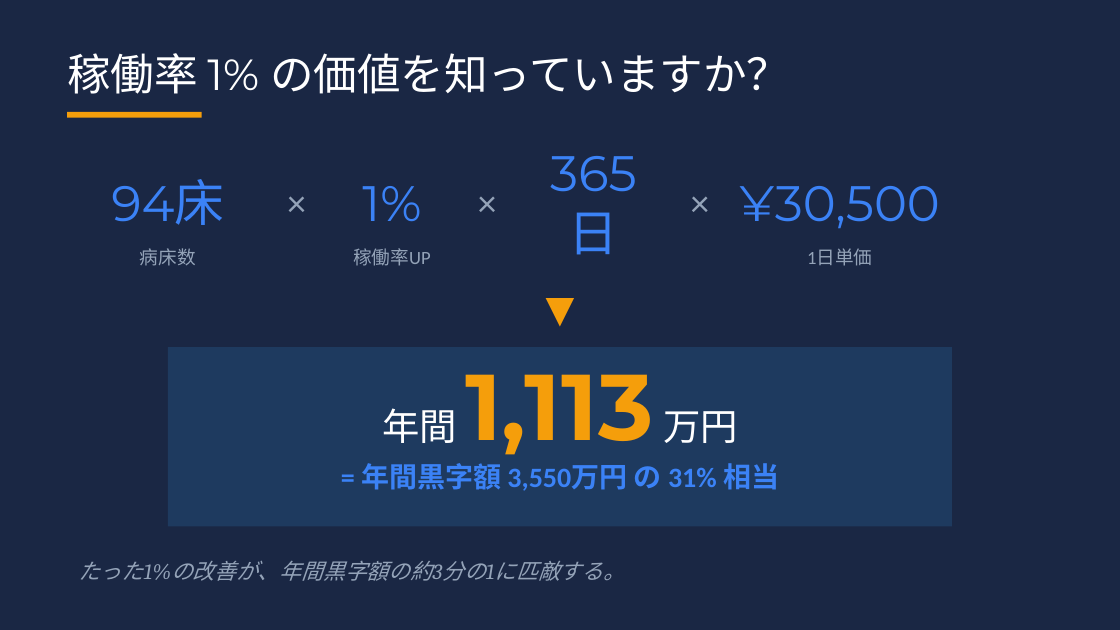
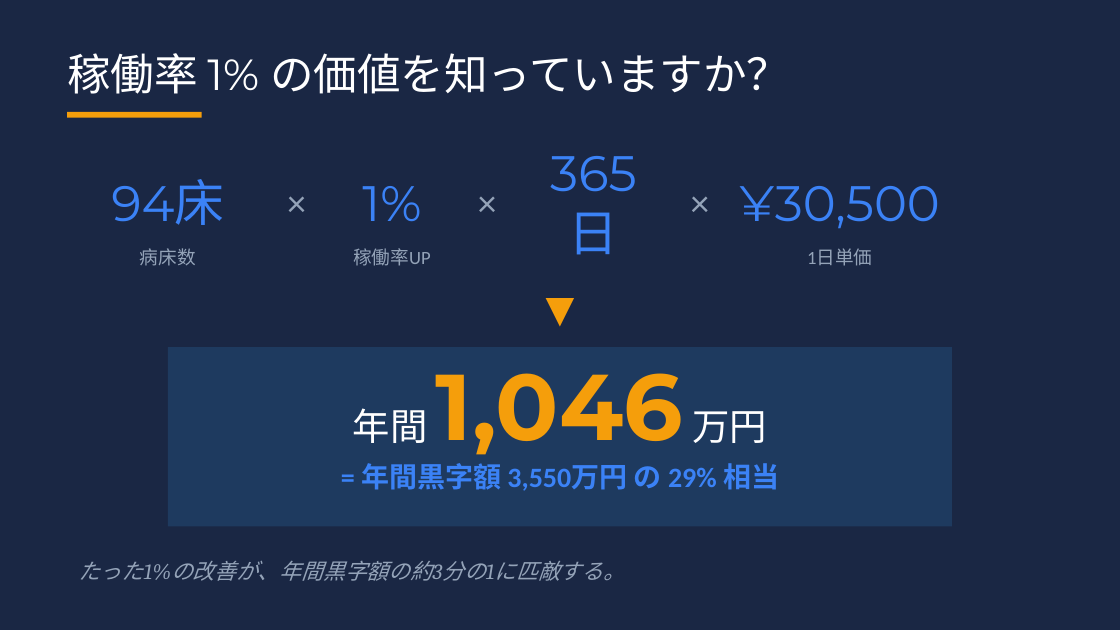
Before and after one commit to torukubota2023/bed-control-simulator, a slide deck: slide 3 of docs/admin/bed_control_evolution_presentation.pptx. Drawn at 1120x630 pixels with LibreOffice and Linux fonts; fonts in the diff are those of the drawing. Boxes give left, top, right and bottom in pixels: in the first picture for what was removed or moved away, otherwise in the second. Text is boxed around its words. In the diff, an @@ line names an element or a change of style, - is before the commit and + after.

```diff
--- a/docs/admin/bed_control_evolution_presentation.pptx
+++ b/docs/admin/bed_control_evolution_presentation.pptx
@@ text at box(353, 373, 768, 455): text changed @@
-年間 1,113 万円
+年間 1,046 万円
@@ text at box(361, 463, 779, 491): text changed @@
-= 年間黒字額 3,550万円 の 31% 相当
+= 年間黒字額 3,550万円 の 29% 相当
```
Also in this commit, not shown: 3 other slides changed, 8 other files.
